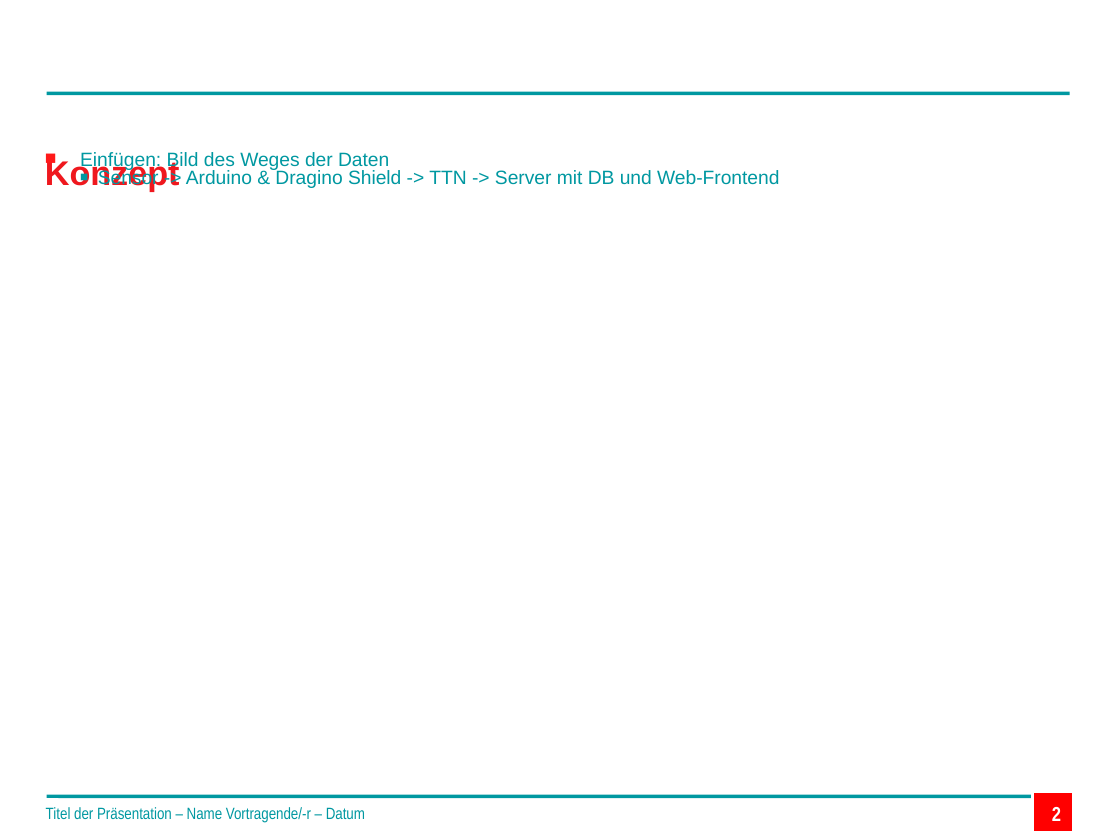
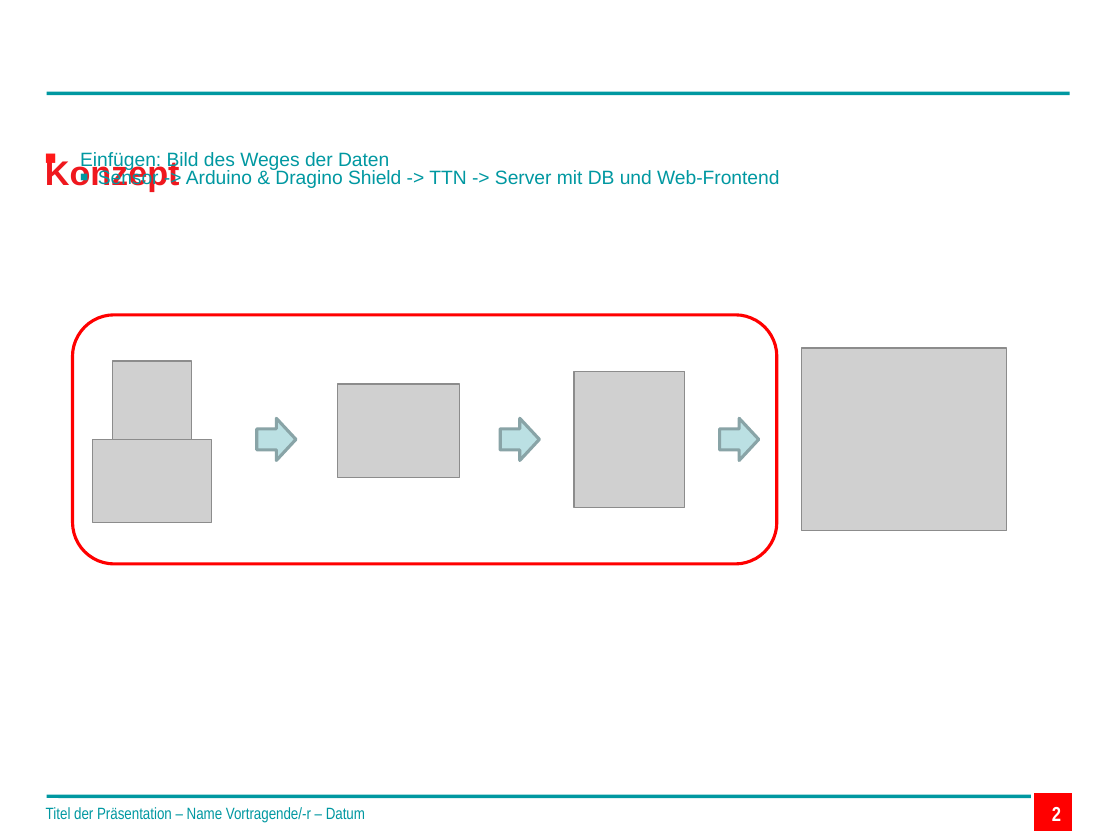
Before and after one commit to technologiestiftung/flussbad, a slide deck: slide 2 of doc/Praesentation_Meeting_13.06.2017.odp. Drawn at 1120x840 pixels with LibreOffice and Linux fonts; fonts in the diff are those of the drawing; grey boxes stand for pictures; background and template pictures are left out. Boxes give left, top, right and bottom in pixels: in the first picture for what was removed or moved away, otherwise in the second. Text is boxed around its words. In the diff, an @@ line names an element or a change of style, - is before the commit and + after.

Commit message:
added pictures showing basic data flow

```diff
--- a/doc/Praesentation_Meeting_13.06.2017.odp
+++ b/doc/Praesentation_Meeting_13.06.2017.odp
@@ freeform shape added at bbox=[73, 315, 777, 563], outline #FF0000 2.01 pt @@
@@ picture added at bbox=[802, 348, 1007, 531] @@
@@ picture added at bbox=[113, 361, 192, 439] @@
@@ picture added at bbox=[337, 384, 458, 478] @@
@@ picture added at bbox=[573, 371, 684, 507] @@
@@ freeform shape added at bbox=[256, 419, 296, 461], fill #BBE0E3, outline #89A4A7 2.01 pt @@
@@ freeform shape added at bbox=[501, 419, 540, 461], fill #BBE0E3, outline #89A4A7 2.01 pt @@
@@ freeform shape added at bbox=[720, 419, 759, 461], fill #BBE0E3, outline #89A4A7 2.01 pt @@
@@ picture added at bbox=[93, 439, 212, 522] @@
```
